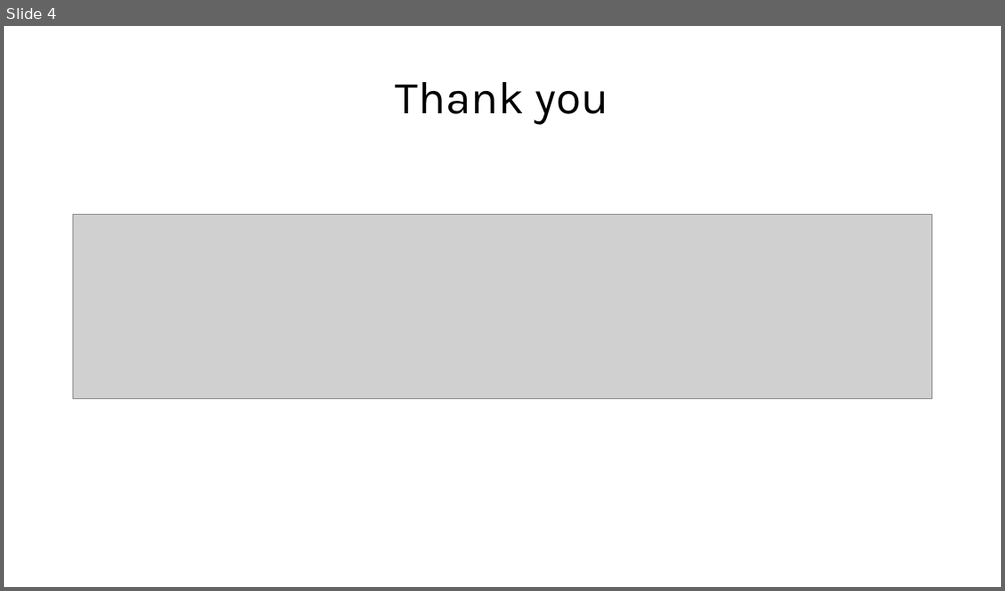
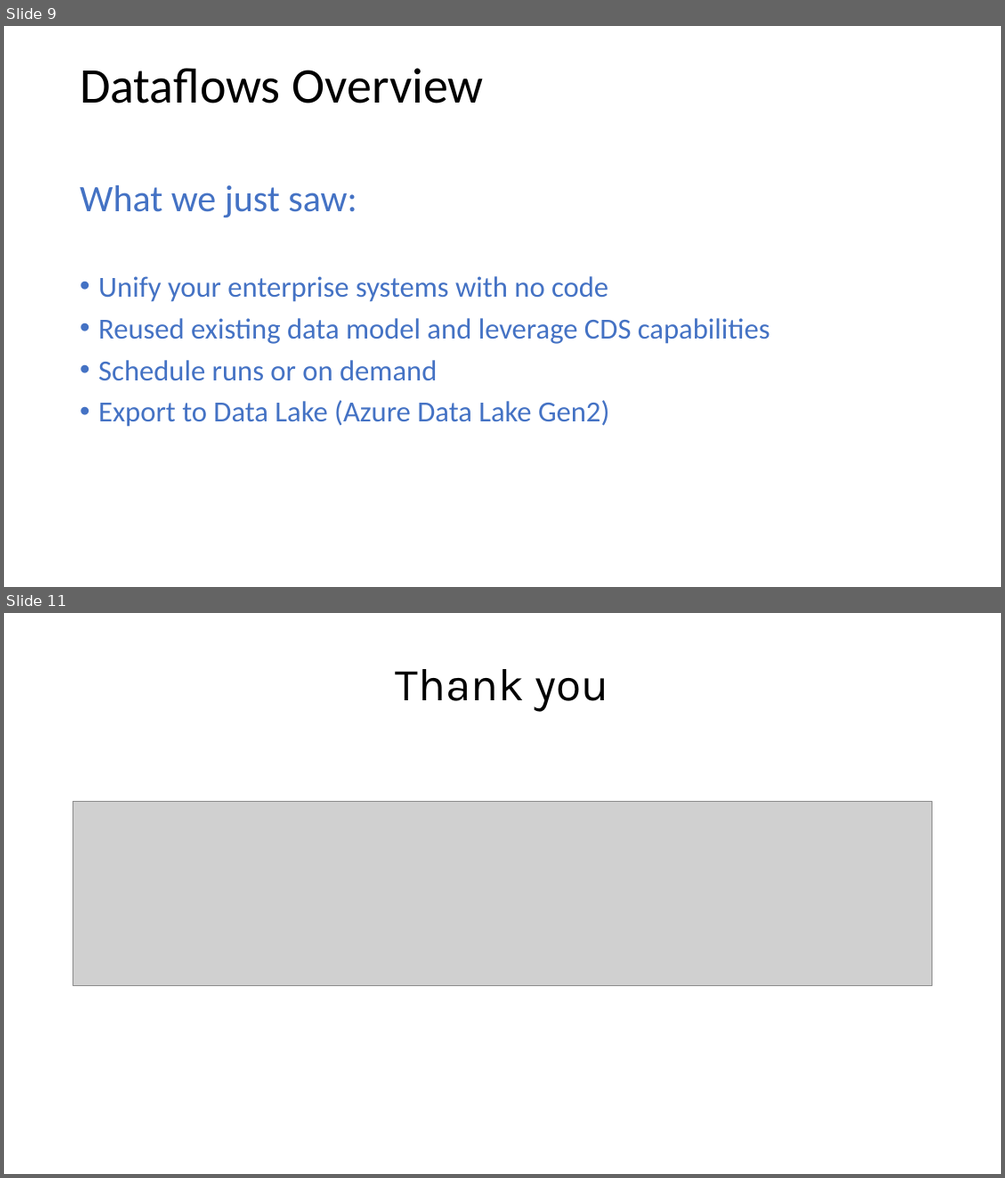
Before and after one commit to ramimounla/GlobalPowerPlatformBootcamp, a slide deck: Slides/Eric Regnier - Unify your data with CDS - 300 GPPB Wellington.pptx. Shown one above the other, each under a label of ours: slide 4 before the commit, slides 9 and 11 after it; the slides between them are not shown. The pictures are 1005x591 and 1005x1178 pixels, drawn with LibreOffice and Linux fonts; fonts in the diff are those of the drawing; grey boxes stand for pictures; background and template pictures are left out. Boxes give left, top, right and bottom in pixels: in the first picture for what was removed or moved away, otherwise in the second. Text is boxed around its words. In the diff, an @@ line names an element or a change of style, - is before the commit and + after.

```diff
--- a/Slides/Eric Regnier - Unify your data with CDS - 300 GPPB Wellington.pptx
+++ b/Slides/Eric Regnier - Unify your data with CDS - 300 GPPB Wellington.pptx
@@ slide 9 added at bbox=[4, 26, 1001, 587], background picture (left out) @@
@@ text added at bbox=[80, 68, 483, 103], 48 pt, text #000000 @@
+Dataflows Overview
@@ text added at bbox=[80, 185, 770, 426], 28 pt, text #4472C4 @@
+What we just saw:
+• Unify your enterprise systems with no code
+• Reused existing data model and leverage CDS capabilities
+• Schedule runs or on demand
+• Export to Data Lake (Azure Data Lake Gen2)
@@ what was slide 4 is now slide 11 @@
```
Also in this commit, not shown: 1 slide changed, 8 other slides added, 2 slides removed, 1 other file.
